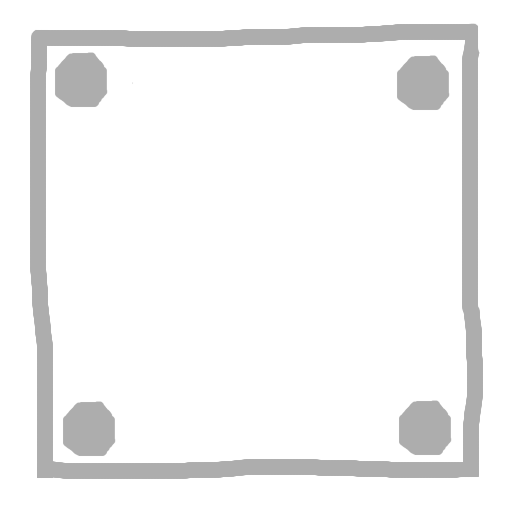
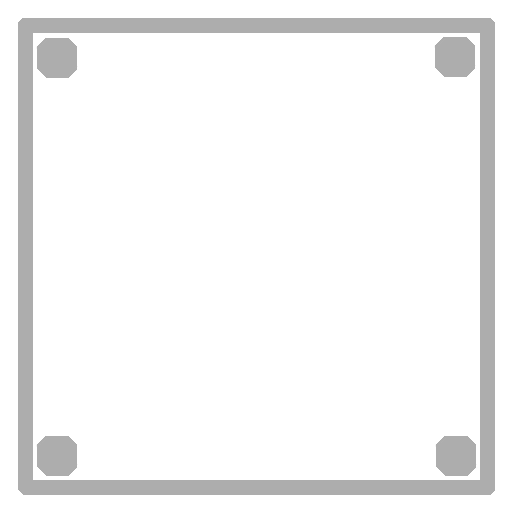
Layers edited between the first and the second w=512, h=512 image:
added layer "Layer copy #3" above "Layer copy #2" over [435, 434, 478, 478]
added layer "Layer copy #2" above "Layer copy #1" over [36, 434, 79, 478]
added layer "Layer copy #1" above "Layer copy" over [434, 35, 477, 79]
added layer "Layer copy" above "Layer #3" over [36, 36, 79, 80]
added layer "Layer #3" above "Layer #1" over [18, 18, 495, 495]
hid "Layer #1" over [30, 23, 483, 479]
hid "Layer #2" over [38, 31, 479, 473]
